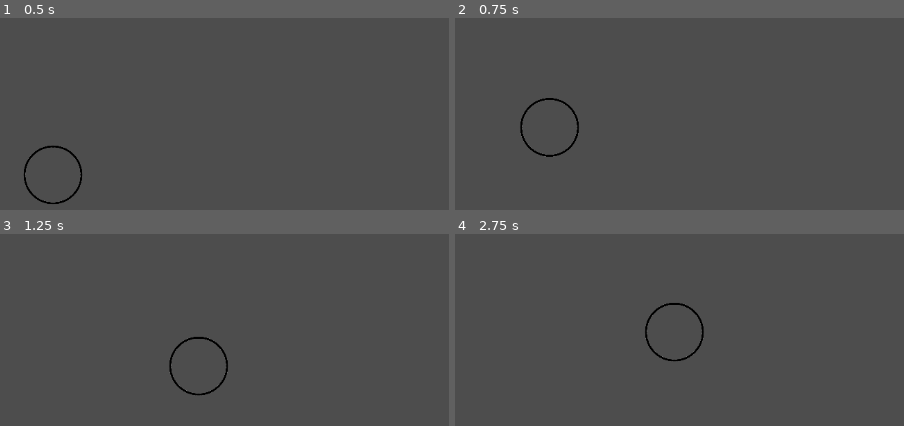
Above: before the commit, frames 1-4 (two rows, left to right).
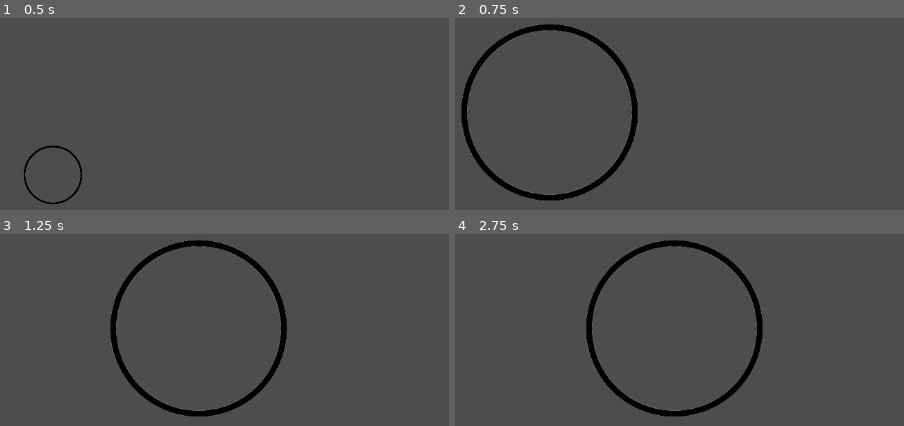
Above: after the commit, the same moments.

Repository: kylietmo/gmtk-2024-game
Game: Godot game, scene res://game.tscn
The game is run twice, just before and just after one commit, with the same random seed, the same clock (stepped at 60 frames per second) and the same inputs.
Inputs:
- Up to frame 1 (0.5 s): no input
- Up to frame 2 (0.75 s): tap Enter (ui_accept) at 0.5 s; hold D (right) from 0.53 s (still down); tap Space (scale_toggle, bound only after the commit) at 0.6 s
- Up to frame 3 (1.25 s): keep holding D (right); tap Enter (ui_accept) at 0.77, 0.8, 1.07 s
- Up to frame 4 (2.75 s): tap Enter (ui_accept) at 1.35, 1.52, 1.82, 2.3 s; tap Space (scale_toggle, bound only after the commit) at 1.55, 2.1 s; release D (right) at 2.03 s; hold A (left) from 2.03 s (still down)

Frame 1 is identical in both runs. In frame 2, 4.2% of the frame differs, in the area x 1-41%, y 3-96%; in frame 3, 4.2%; in frame 4, 4.2%, in the area x 29-69%, y 3-96%.

Commit message:
feat: toggle between two scale sizes

Diff:
--- a/src/project.godot
+++ b/src/project.godot
@@ -29,25 +29,8 @@
 , Object(InputEventKey,"resource_local_to_scene":false,"resource_name":"","device":-1,"window_id":0,"alt_pressed":false …(186 unchanged characters)…
 ]
 }
-up={
+scale_toggle={
 "deadzone": 0.5,
-"events": [Object(InputEventKey,"resource_local_to_scene":fa …(140 unchanged characters)… d":false,"keycode":0,"physical_keycode":87,"key_label":0,"unicode":119,"location":0,"echo":false,"script":null)
-, Object(InputEventKey,"resource_local_to_scene":false,"resource_name":"","device":-1,"window_id":0,"alt_pressed":false,"shift_pressed":false,"ctrl_pressed":false,"meta_pressed":false,"pressed":false,"keycode":0,"physical_keycode":4194320,"key_label":0,"unicode":0,"location":0,"echo":false,"script":null)
+"events": [Object(InputEventKey,"resource_local_to_scene":fa …(140 unchanged characters)… d":false,"keycode":0,"physical_keycode":32,"key_label":0,"unicode":32,"location":0,"echo":false,"script":null)
 ]
 }
-down={
-"deadzone": 0.5,
-"events": [Object(InputEventKey,"resource_local_to_scene":false,"resource_name":"","device":-1,"window_id":0,"alt_pressed":false,"shift_pressed":false,"ctrl_pressed":false,"meta_pressed":false,"pressed":false,"keycode":0,"physical_keycode":83,"key_label":0,"unicode":115,"location":0,"echo":false,"script":null)
-, Object(InputEventKey,"resource_local_to_scene":false,"resource_name":"","device":-1,"window_id":0,"alt_pressed":false,"shift_pressed":false,"ctrl_pressed":false,"meta_pressed":false,"pressed":false,"keycode":0,"physical_keycode":4194322,"key_label":0,"unicode":0,"location":0,"echo":false,"script":null)
-]
-}
-scale_up={
-"deadzone": 0.5,
-"events": [Object(InputEventKey,"resource_local_to_scene":false,"resource_name":"","device":-1,"window_id":0,"alt_pressed":false,"shift_pressed":false,"ctrl_pressed":false,"meta_pressed":false,"pressed":false,"keycode":0,"physical_keycode":69,"key_label":0,"unicode":101,"location":0,"echo":false,"script":null)
-]
-}
-scale_down={
-"deadzone": 0.5,
-"events": [Object(InputEventKey,"resource_local_to_scene":false,"resource_name":"","device":-1,"window_id":0,"alt_pressed":false,"shift_pressed":false,"ctrl_pressed":false,"meta_pressed":false,"pressed":false,"keycode":0,"physical_keycode":81,"key_label":0,"unicode":113,"location":0,"echo":false,"script":null)
-]
-}
--- a/src/scripts/player.gd
+++ b/src/scripts/player.gd
@@ -3,7 +3,8 @@
 
 const SPEED = 300.0
 const JUMP_VELOCITY = -400.0
-@export var SCALE_MULTIPLIER = 1.1
+@export var BIG_SIZE_SCALE = 1.5
+@export var SMALL_SIZE_SCALE = 0.5
 
 
 func _physics_process(delta: float) -> void:
@@ -11,15 +12,11 @@
 	if not is_on_floor():
 		velocity += get_gravity() * delta
 
-	# Handle jump.
-	if Input.is_action_just_pressed("ui_accept") and is_on_floor():
-		velocity.y = JUMP_VELOCITY
-
-	if Input.is_action_pressed("scale_up"):
-		scale *= SCALE_MULTIPLIER
-
-	if Input.is_action_pressed("scale_down"):
-		scale /= SCALE_MULTIPLIER
+	if Input.is_action_just_pressed("scale_toggle"):
+		if scale == Vector2(SMALL_SIZE_SCALE, SMALL_SIZE_SCALE):
+			scale = Vector2(BIG_SIZE_SCALE, BIG_SIZE_SCALE)
+		else:
+			scale = Vector2(SMALL_SIZE_SCALE, SMALL_SIZE_SCALE)
 
 	# Get the input direction and handle the movement/deceleration.
 	var direction := Input.get_axis("left", "right")
